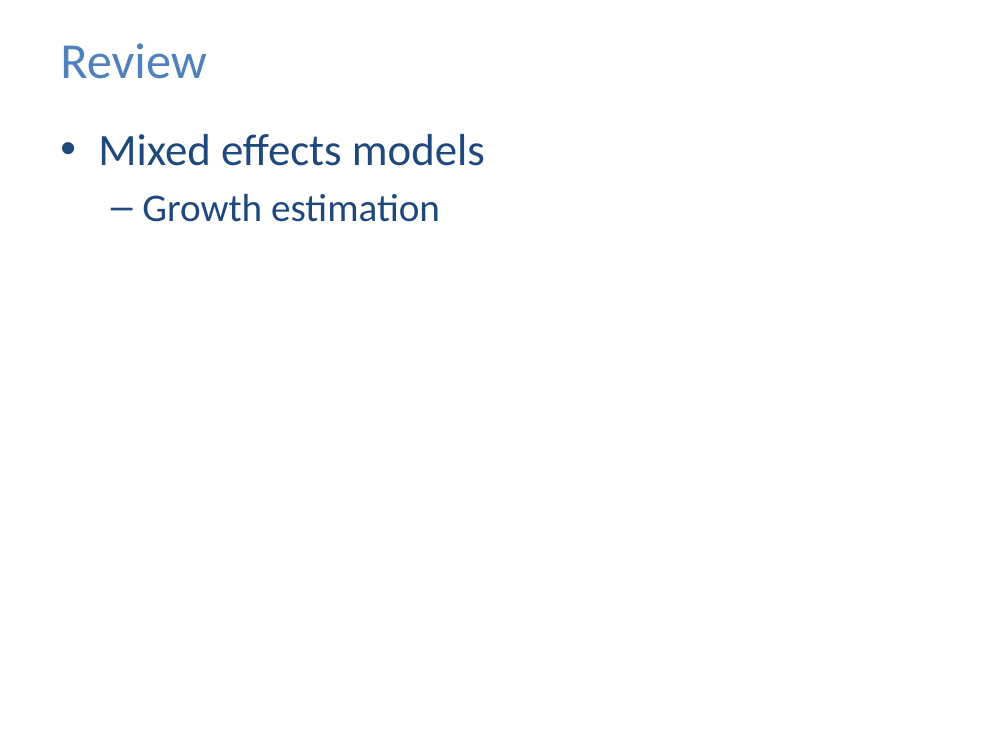
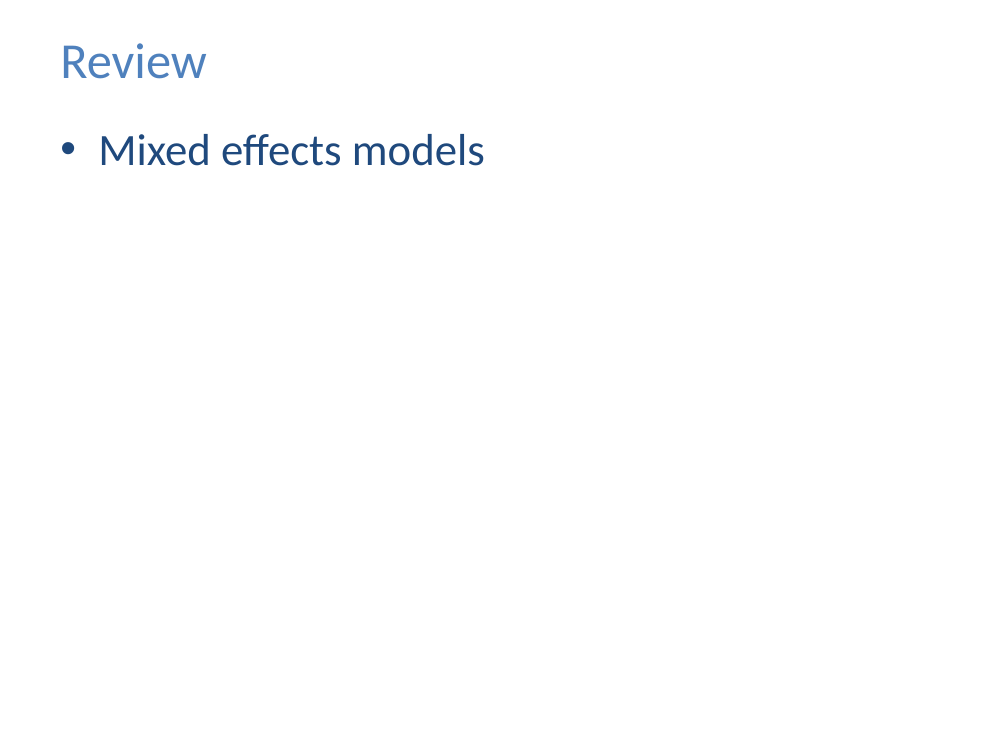
Before and after one commit to gavinfay/mar580-advpopmod-f25, a slide deck: slide 2 of materials/2025-09-30/Lecture_SSM.pptx. Drawn at 1008x756 pixels with LibreOffice and Linux fonts; fonts in the diff are those of the drawing. Boxes give left, top, right and bottom in pixels: in the first picture for what was removed or moved away, otherwise in the second. Text is boxed around its words. In the diff, an @@ line names an element or a change of style, - is before the commit and + after.

```diff
--- a/materials/2025-09-30/Lecture_SSM.pptx
+++ b/materials/2025-09-30/Lecture_SSM.pptx
@@ text at bbox=[142, 193, 440, 222]: paragraph removed @@
-  – Growth estimation
```
Also in this commit, not shown: 2 other slides changed, 1 other file.
